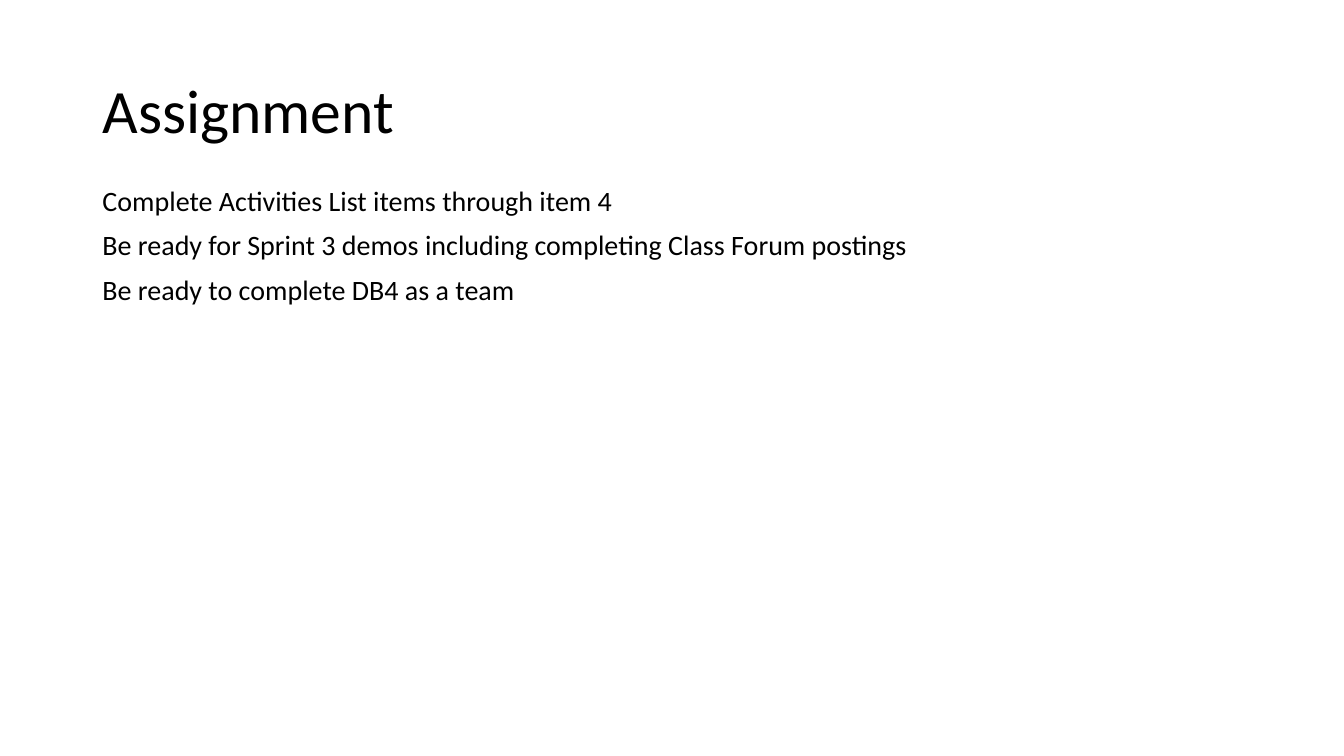
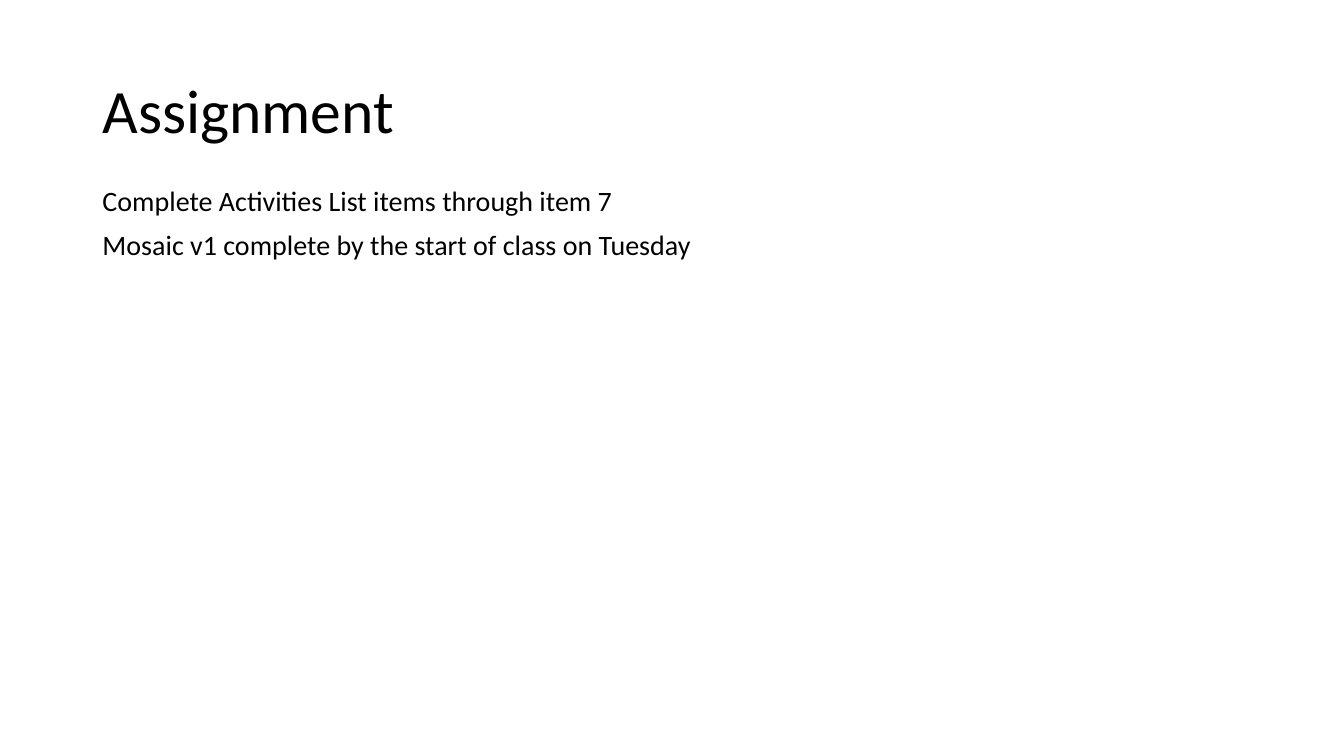
Before and after one commit to EricJPogue/CPSC-24500, a slide deck: slide 15 of lecture-slides/2020-02-27-oop.pptx (slide 11 before the commit). Drawn at 1344x756 pixels with LibreOffice and Linux fonts; fonts in the diff are those of the drawing. Boxes give left, top, right and bottom in pixels: in the first picture for what was removed or moved away, otherwise in the second. Text is boxed around its words. In the diff, an @@ line names an element or a change of style, - is before the commit and + after.

```diff
--- a/lecture-slides/2020-02-27-oop.pptx
+++ b/lecture-slides/2020-02-27-oop.pptx
@@ text at (x1=102, y1=191, x2=691, y2=260): text changed @@
-Complete Activities List items through item 4
-Be ready for Sprint 3 demos including completing Class Forum postings
-Be ready to complete DB4 as a team
+Complete Activities List items through item 7
+Mosaic v1 complete by the start of class on Tuesday
```
Also in this commit, not shown: 4 other slides changed, 4 slides added, 1 other file.
